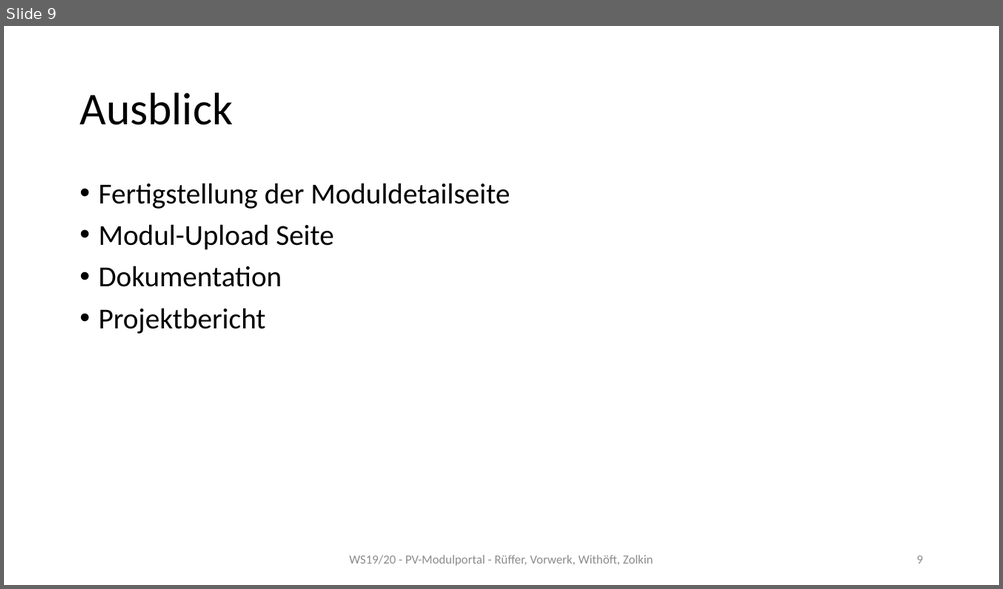
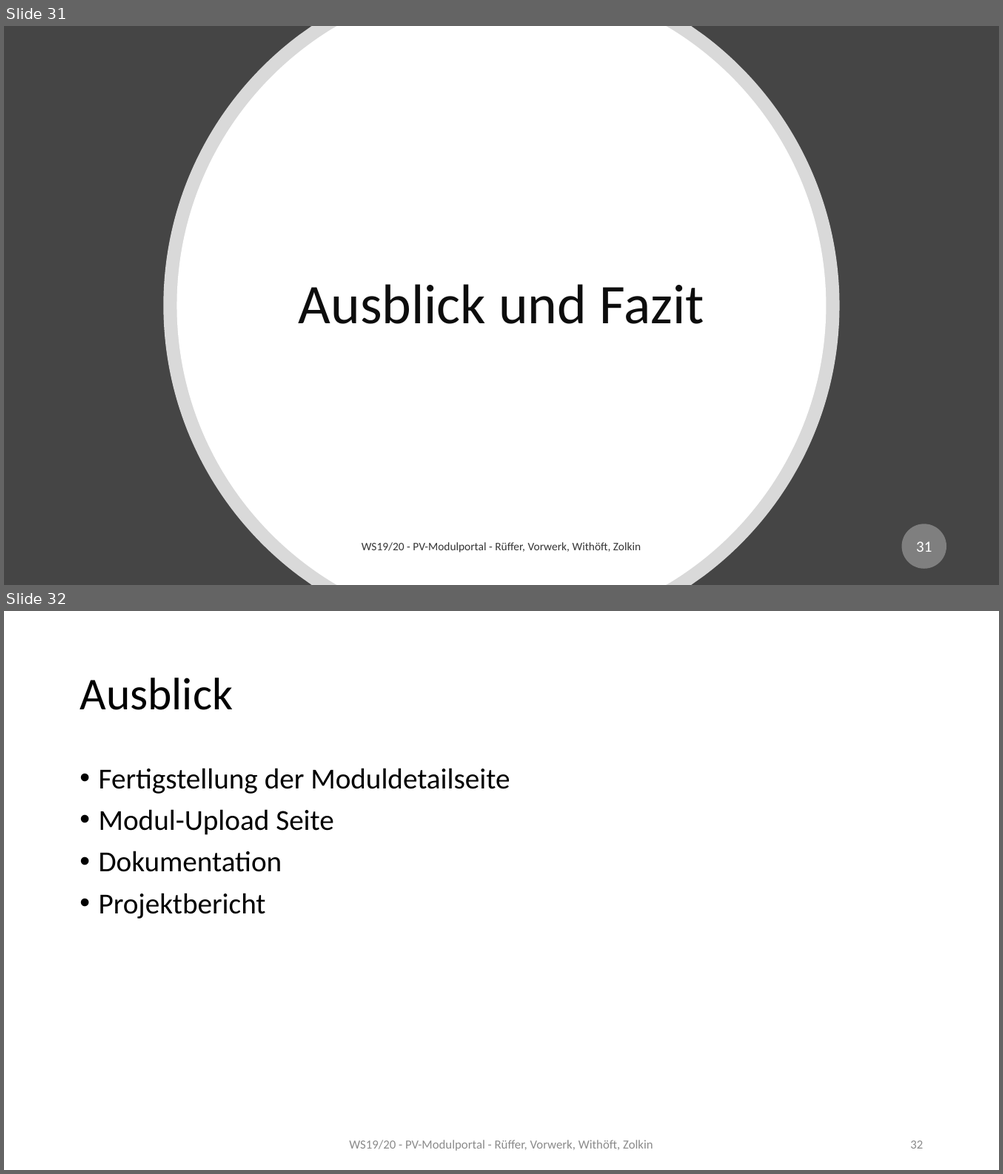
Before and after one commit to mwithoeft/Webengineering, a slide deck: docs/Seminarvortrag.pptx. Shown one above the other, each under a label of ours: slide 9 before the commit, slides 31 and 32 after it. The pictures are 1003x589 and 1003x1174 pixels, drawn with LibreOffice and Linux fonts; fonts in the diff are those of the drawing. Boxes give left, top, right and bottom in pixels: in the first picture for what was removed or moved away, otherwise in the second. Text is boxed around its words. In the diff, an @@ line names an element or a change of style, - is before the commit and + after.

```diff
--- a/docs/Seminarvortrag.pptx
+++ b/docs/Seminarvortrag.pptx
@@ slide 31 added at [4,26,999,585], background #454545 @@
@@ freeform shape added at [164,26,839,585], fill #FFFFFF at 80% opacity @@
@@ freeform shape added at [177,26,826,585], fill #FFFFFF @@
@@ title added at [299,284,703,324], 54 pt, text #0D0D0D @@
+Ausblick und Fazit
@@ page number added at [902,525,946,569], fill #7F7F7F, 15 pt, text #FFFFFF @@
+31
@@ text added at [361,543,640,553], 11 pt, text #000000 at 80% opacity @@
+WS19/20 - PV-Modulportal - Rüffer, Vorwerk, Withöft, Zolkin
@@ what was slide 9 is now slide 32 @@
@@ page number at [910,1141,922,1149]: text changed @@
-9
+32
```
Also in this commit, not shown: 22 other slides added, 7 other files.
